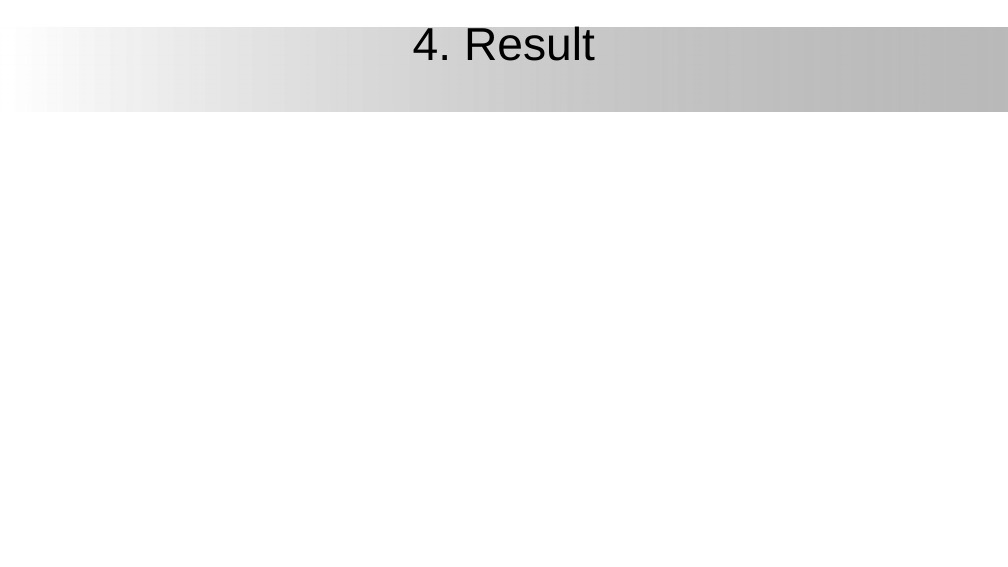
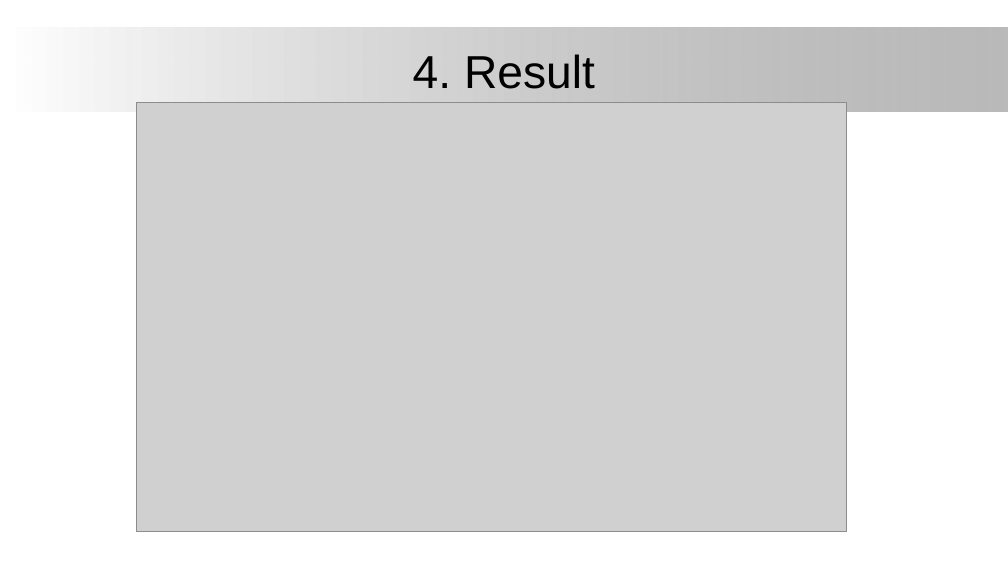
Before and after one commit to BinYuOnCa/Coursera, a slide deck: slide 18 of IBM_DataScience/AppliedDataScienceCapstone/Assignments/Business Location Explore in Toronto.pptx (slide 15 before the commit). Drawn at 1008x567 pixels with LibreOffice and Linux fonts; fonts in the diff are those of the drawing; grey boxes stand for pictures; background and template pictures are left out. Boxes give left, top, right and bottom in pixels: in the first picture for what was removed or moved away, otherwise in the second. Text is boxed around its words. In the diff, an @@ line names an element or a change of style, - is before the commit and + after.

```diff
--- a/IBM_DataScience/AppliedDataScienceCapstone/Assignments/Business Location Explore in Toronto.pptx
+++ b/IBM_DataScience/AppliedDataScienceCapstone/Assignments/Business Location Explore in Toronto.pptx
@@ title "4. Result": place and size @@
-title "4. Result" at box(413, 24, 595, 61)
+title "4. Result" at box(413, 54, 595, 89)
@@ picture added at box(137, 102, 847, 531) @@
```
Also in this commit, not shown: 7 other slides changed, 4 slides added.
